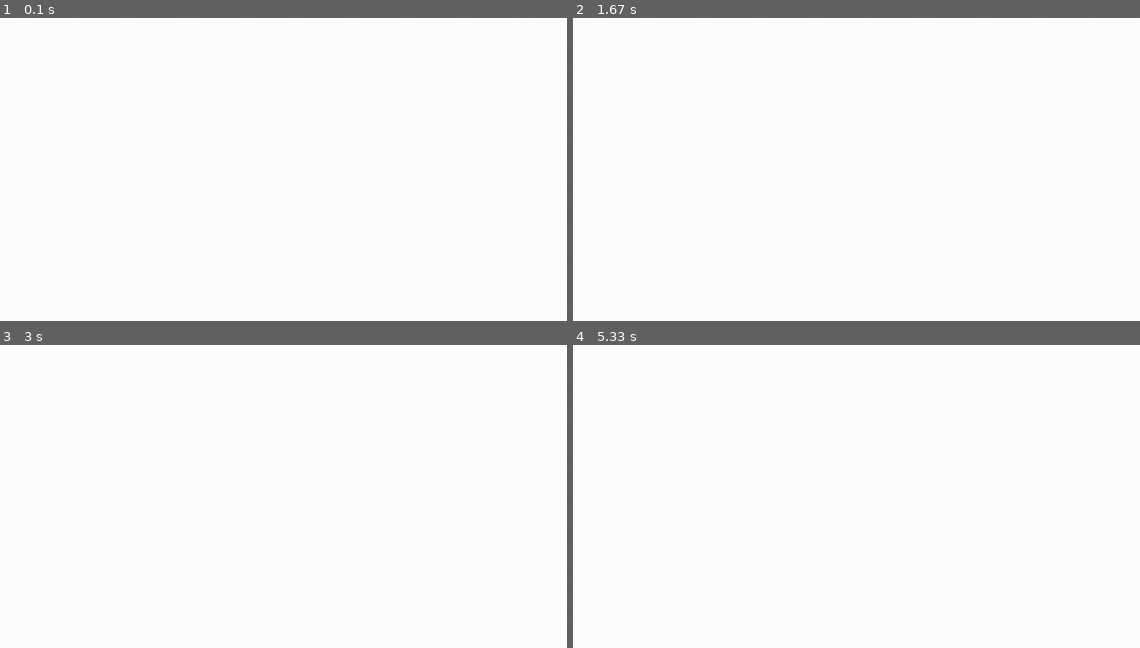
Above: before the commit, frames 1-4 (two rows, left to right).
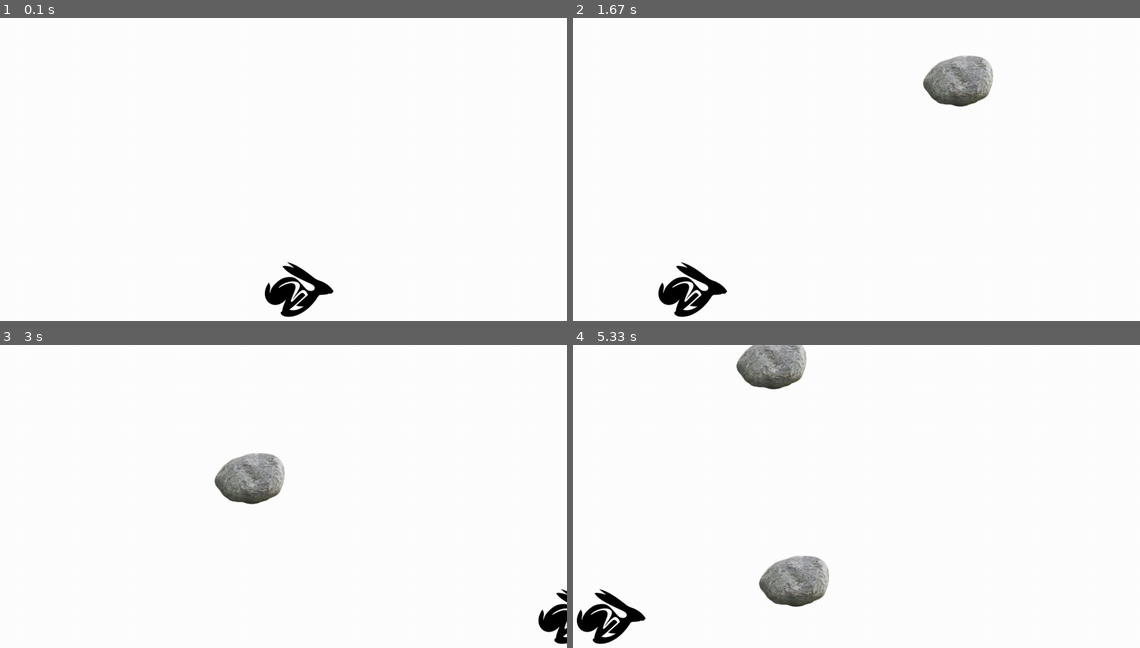
Above: after the commit, the same moments.

Repository: olivertzeng/homework
Game: pygame game, started from pygame/stone/stone.py
Same seed, same stepped clock (60 frames per second), same inputs: the game is played once before the commit and once after it.
Inputs:
- Up to frame 1 (0.1 s): no input
- Up to frame 2 (1.67 s): hold Right 0.33-0.8 s; hold Right 0.83-1.3 s; hold Left from 1.33 s (still down)
- Up to frame 3 (3 s): release Left at 1.87 s; hold Right 2.33-2.97 s
- Up to frame 4 (5.33 s): hold Left 3-3.47 s; hold Right 3.5-3.97 s; hold Right 4-4.47 s; hold Left 4.5-5.03 s

The runs differ from the first frame. In frame 1, 1.0% of the frame differs, in the area x 46-59%, y 80-99%; in frame 2, 2.7%; in frame 3, 2.1%; in frame 4, 4.2%, in the area x 0-46%, y 0-99%.

Commit message:
fixed coding order

Diff:
--- a/pygame/stone/stone.py
+++ b/pygame/stone/stone.py
@@ -1,5 +1,5 @@
 # Copyright (c) 2024 Oliver Tzeng. All Rights Reserved.
-# created: 24/03/06 13/38
+# created: 2024/03/06 13/38
 
 from random import randint
 from screeninfo import get_monitors
@@ -77,13 +77,14 @@
         s.update()
         if s.pos_y >= height:
             stones.remove(s)
-        s.draw()
 
     # player
     player.update(pygame.key.get_pressed())
-    player.draw()
 
     screen.fill("white")
+    player.draw()
+    for s in stones:
+        s.draw()
     pygame.display.update()
     clock.tick(60)
 pygame.quit()
